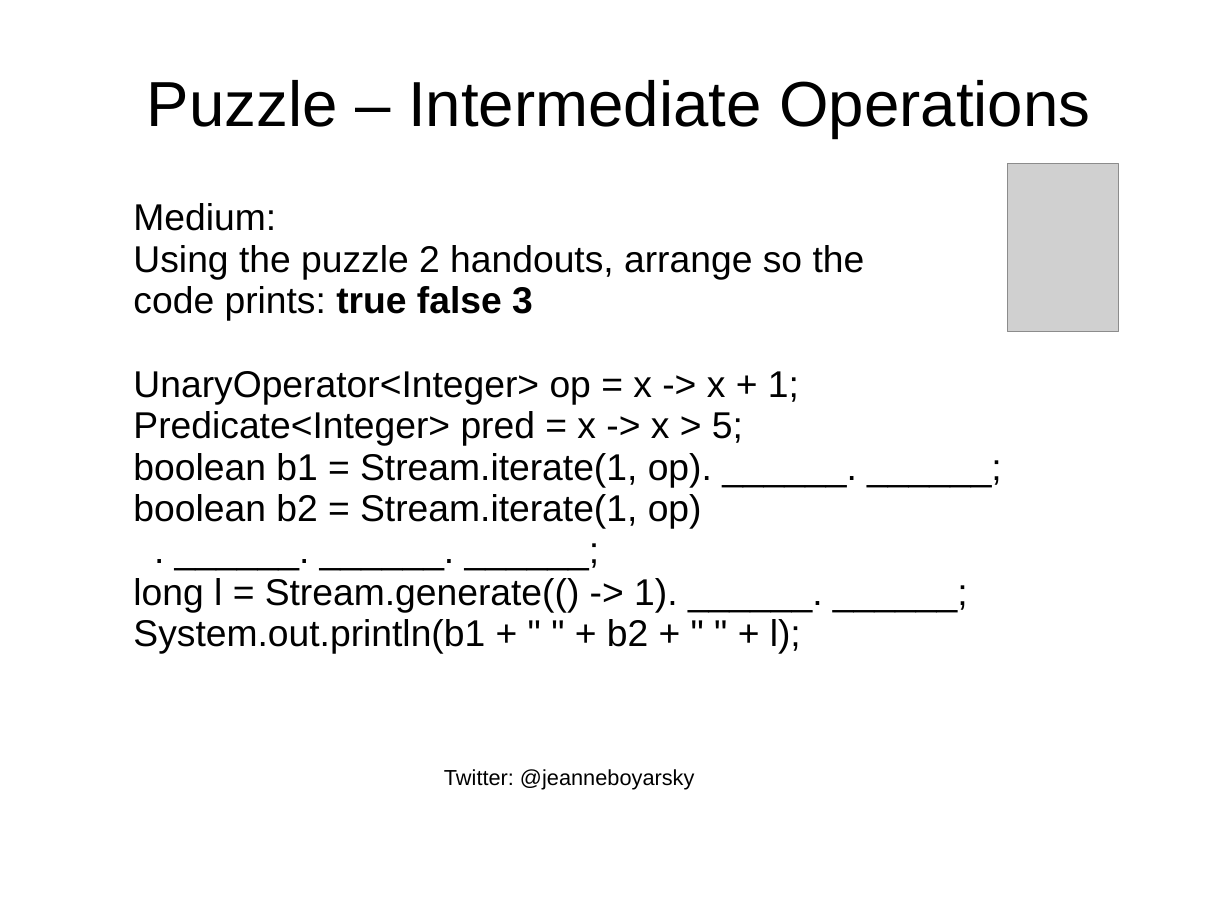
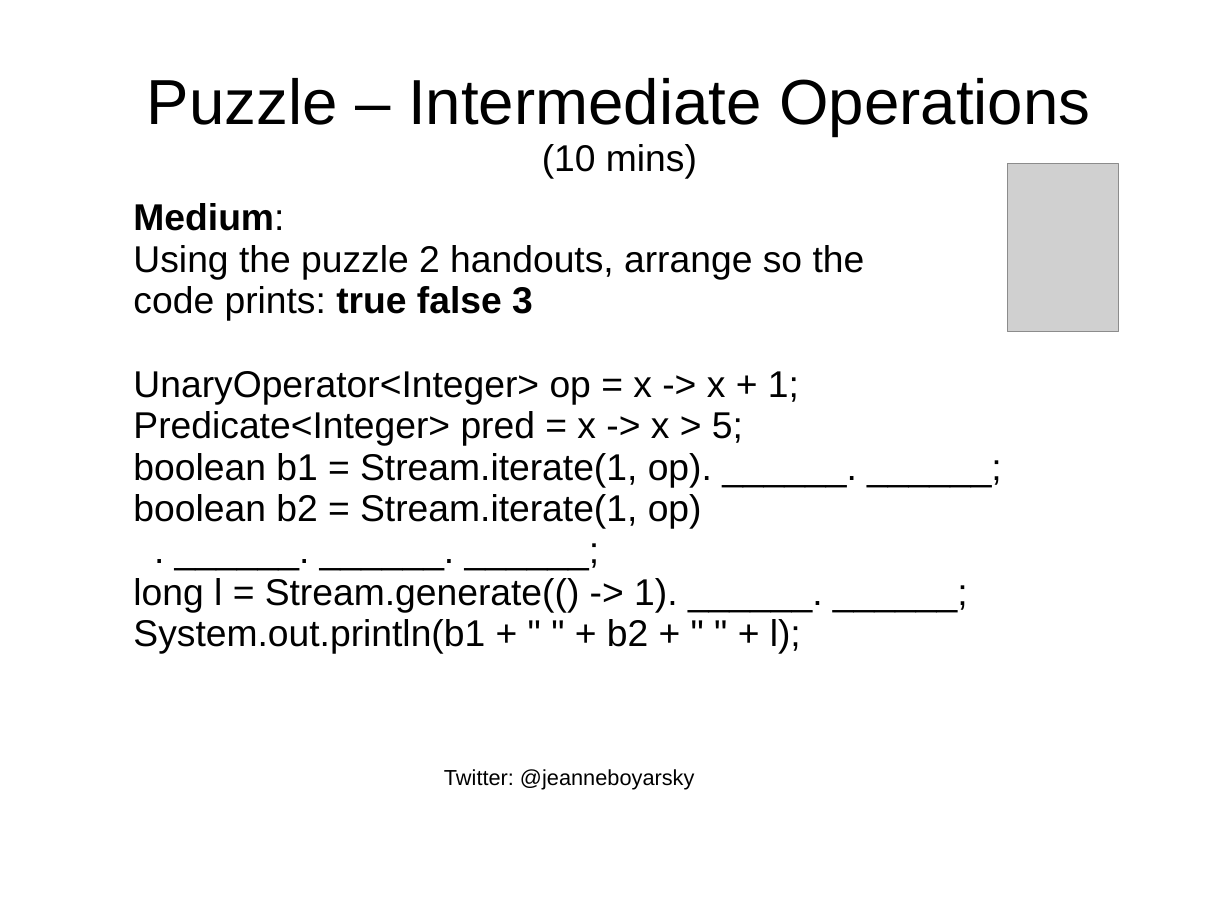
Before and after one commit to boyarsky/java-8-streams-by-puzzles, a slide deck: slide 34 of docs/Slides.ppt. Drawn at 1232x924 pixels with LibreOffice and Linux fonts; fonts in the diff are those of the drawing; grey boxes stand for pictures; background and template pictures are left out. Boxes give left, top, right and bottom in pixels: in the first picture for what was removed or moved away, otherwise in the second. Text is boxed around its words. In the diff, an @@ line names an element or a change of style, - is before the commit and + after.

```diff
--- a/docs/Slides.ppt
+++ b/docs/Slides.ppt
@@ title at [147,78,1090,179]: text changed @@
-Puzzle – Intermediate Operations
+Puzzle – Intermediate Operations
+(10 mins)
@@ text at [133,203,284,231]: bold on in "Medium:" @@
```
Also in this commit, not shown: 13 other slides changed, 1 other file.
